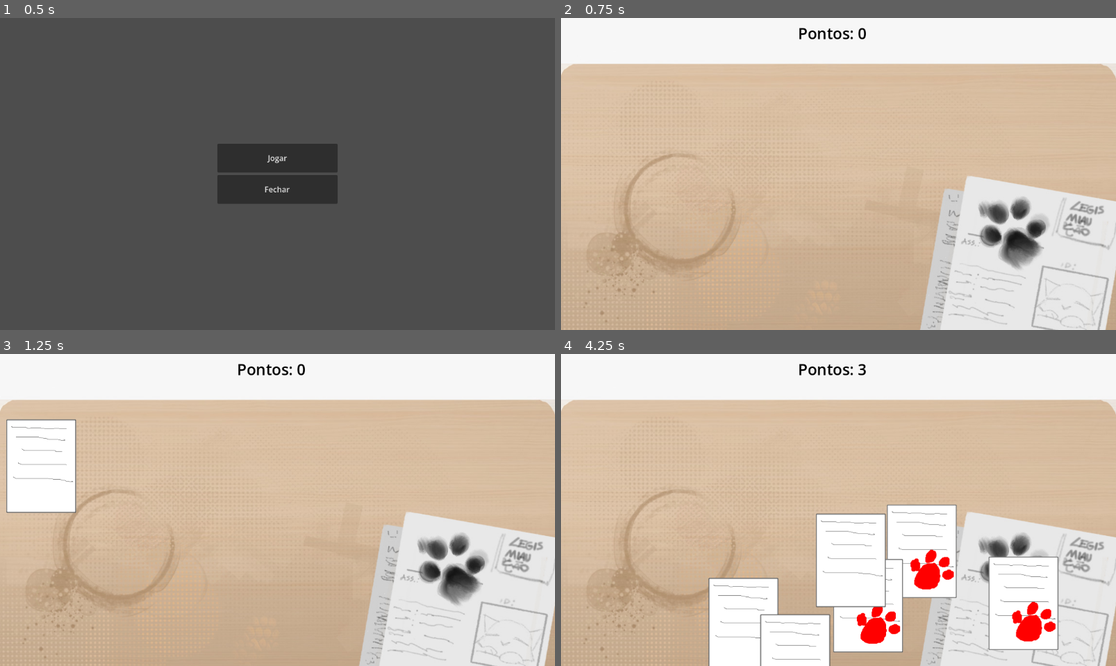
Above: before the commit, frames 1-4 (two rows, left to right).
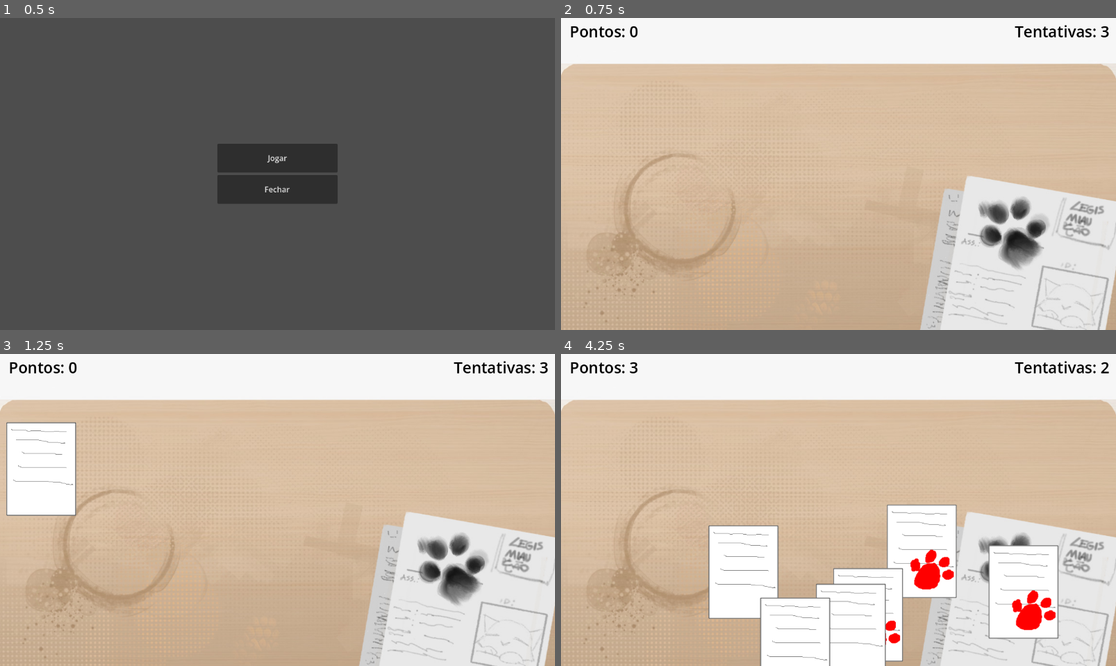
Above: after the commit, the same moments.

Repository: SrDoppelganger/felpoJam
Game: Godot game, scene res://scenes/MainMenu.tscn
Same seed, same stepped clock (60 frames per second), same inputs: the game is played once before the commit and once after it. The engine's default icon, where the game draws it, is replaced by a stand-in: a white triangle on a blue panel in a dark square.
Inputs (mouse positions are in pixels of both pictures, inside the frame that each line leads up to):
- Up to frame 1 (0.5 s): no input
- Up to frame 2 (0.75 s): click "Jogar" at 0.5 s
- Up to frame 3 (1.25 s): no input
- Up to frame 4 (4.25 s): move the mouse to (605, 466) at 1.27 s; click (605, 466) at 1.35 s; move the mouse to (1027, 616) at 2.02 s; click (1027, 616) at 2.1 s; move the mouse to (927, 566) at 2.77 s; click (927, 566) at 2.85 s; move the mouse to (882, 606) at 3.52 s; click (882, 606) at 3.6 s

Frame 1 is identical in both runs. In frame 2, 0.7% of the frame differs, in the area x 1-99%, y 2-7%; in frame 3, 1.3%; in frame 4, 11%, in the area x 1-99%, y 2-100%.

Commit message:
finished minigame 1 prototype

Diff:
--- a/Scripts/arquivo_script/arquivo.gd
+++ b/Scripts/arquivo_script/arquivo.gd
@@ -16,7 +16,7 @@
 
 func _ready() -> void:
 	target_x = randi_range(200, 1000);
-	target_y = randi_range(150, 500);
+	target_y = randi_range(150, 300);
 	spawn_position = position;
 
 	target_position = Vector2(target_x, target_y);
--- a/Scripts/main_script.gd
+++ b/Scripts/main_script.gd
@@ -1,27 +1,37 @@
 extends Node2D
 
+
+@onready var targetNode = get_tree().get_first_node_in_group("alvos");
+
 @onready var score: Label = $HUD/Score
-@onready var targetNode = get_tree().get_first_node_in_group("alvos");
+@onready var tentativas_label: Label = $HUD/Tentativas
+
 @onready var label_carimbado: Label = $HUD/label_carimbado
 @onready var carimbado_sublabel: Label = $HUD/carimbado_sublabel
 
 var stamped: int = 0;
+var tentativas:int = 3;
+
 @onready var spawn_rate: Timer = $SpawnRate
 
 var win_state:bool = false;
+var lose_state:bool = false;
 
 # Called when the node enters the scene tree for the first time.
 func _ready() -> void:
 	pass # Replace with function body.
 
 # Called every frame. 'delta' is the elapsed time since the previous frame.
-func _process(delta: float) -> void:
+func _process(_delta: float) -> void:
 	score.text = "Pontos: " + str(GlobalScript.score);
+	tentativas_label.text = "Tentativas: " + str(tentativas);
 	stamped = GlobalScript.score;
-	var mouseLocation = get_global_mouse_position();
 	if Input.is_action_just_pressed("click") and win_state:
 		#carregar próxima cena aq
 		get_tree().change_scene_to_file("res://scenes/puzzles/RecFacial.tscn");
+	elif Input.is_action_just_pressed("click") and lose_state:
+		#carregar próxima cena aq
+		get_tree().reload_current_scene();
 
 func spawn_arquivos():
 	var spawn_pos = %PathFollow2D.global_position;
@@ -34,15 +44,31 @@
 
 #spawn rate dos arquivos
 func _on_spawn_rate_timeout() -> void:
-	if stamped < 10:
+	if stamped < 10 and tentativas > 0:
 		spawn_arquivos();
-	else:
+	elif stamped >= 10 and tentativas > 0:
 		spawn_rate.stop();
 		victory();
+	if tentativas <= 0:
+		spawn_rate.stop();
+		lose();
 
 func victory():
+	label_carimbado.text = "Carimbado!";
+	carimbado_sublabel.text = "clique em qualquer lugar para continuar";
 	label_carimbado.visible = true;
 	carimbado_sublabel.visible = true;
 	win_state = true;
 	GlobalScript.playEffect("yay");
-	#carregar próxima cena aq
+
+func lose():
+	label_carimbado.text = "Você perdeu o prazo!";
+	carimbado_sublabel.text = "clique em qualquer lugar para tentar de novo";
+	label_carimbado.visible = true;
+	carimbado_sublabel.visible = true;
+	lose_state = true;
+
+# detecta qnd um arquivo passa
+func _on_killzone_area_entered(_area: Area2D) -> void:
+	if tentativas > 0:
+		tentativas -= 1;
--- a/scenes/arquivo.tscn
+++ b/scenes/arquivo.tscn
@@ -53,6 +53,7 @@
 stream = ExtResource("3_mlcnj")
 
 [node name="Timer" type="Timer" parent="." unique_id=2012205883]
+wait_time = 0.8
 one_shot = true
 autostart = true
 
--- a/scenes/main.tscn
+++ b/scenes/main.tscn
@@ -8,6 +8,8 @@
 "points": PackedVector2Array(0, 0, 0, 0, -47, 236, 0, 0, 0, 0, -49, 674, 0, 0, 0, 0, 1172, 677, 0, 0, 0, 0, 1170, 234)
 }
 point_count = 4
+
+[sub_resource type="WorldBoundaryShape2D" id="WorldBoundaryShape2D_sugp2"]
 
 [node name="minigame1" type="Node2D" unique_id=1887363783]
 script = ExtResource("1_sugp2")
@@ -20,14 +22,26 @@
 [node name="HUD" type="CanvasLayer" parent="." unique_id=481338847]
 
 [node name="Score" type="Label" parent="HUD" unique_id=1102985674]
-offset_left = 480.0
-offset_top = 4.0
-offset_right = 647.0
-offset_bottom = 59.0
+offset_right = 180.0
+offset_bottom = 55.0
 theme_override_colors/font_color = Color(0, 0, 0, 1)
 theme_override_font_sizes/font_size = 32
 text = "PONTOS: 0"
 horizontal_alignment = 1
+vertical_alignment = 1
+
+[node name="Tentativas" type="Label" parent="HUD" unique_id=1236637179]
+anchors_preset = 1
+anchor_left = 1.0
+anchor_right = 1.0
+offset_left = -212.0
+offset_right = -13.0
+offset_bottom = 55.0
+grow_horizontal = 0
+theme_override_colors/font_color = Color(0, 0, 0, 1)
+theme_override_font_sizes/font_size = 32
+text = "tentativas: 0 "
+horizontal_alignment = 2
 vertical_alignment = 1
 
 [node name="label_carimbado" type="Label" parent="HUD" unique_id=569636448]
@@ -76,4 +90,14 @@
 position = Vector2(-47, 236)
 rotation = 1.5753626
 
+[node name="killzone" type="Area2D" parent="." unique_id=1236583345]
+position = Vector2(0, 900)
+collision_layer = 0
+
+[node name="CollisionShape2D" type="CollisionShape2D" parent="killzone" unique_id=1130310303]
+shape = SubResource("WorldBoundaryShape2D_sugp2")
+
+[node name="alvos" type="Node2D" parent="." unique_id=1409602330 groups=["alvos"]]
+
 [connection signal="timeout" from="SpawnRate" to="." method="_on_spawn_rate_timeout"]
+[connection signal="area_entered" from="killzone" to="." method="_on_killzone_area_entered"]
